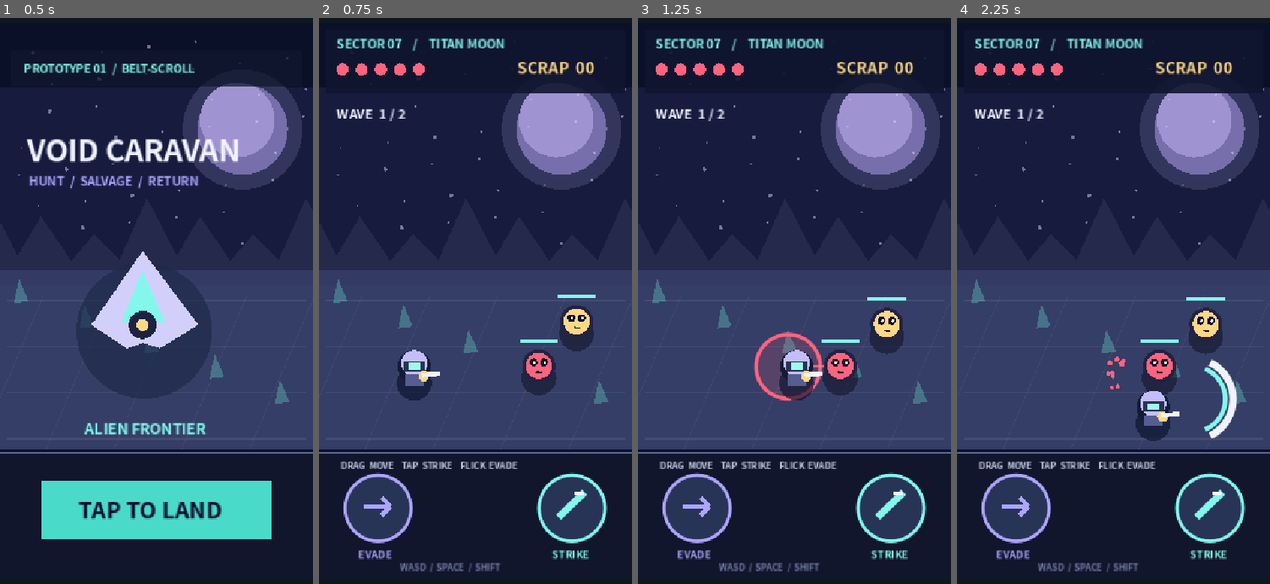
Above: before the commit, frames 1-4 (left to right).
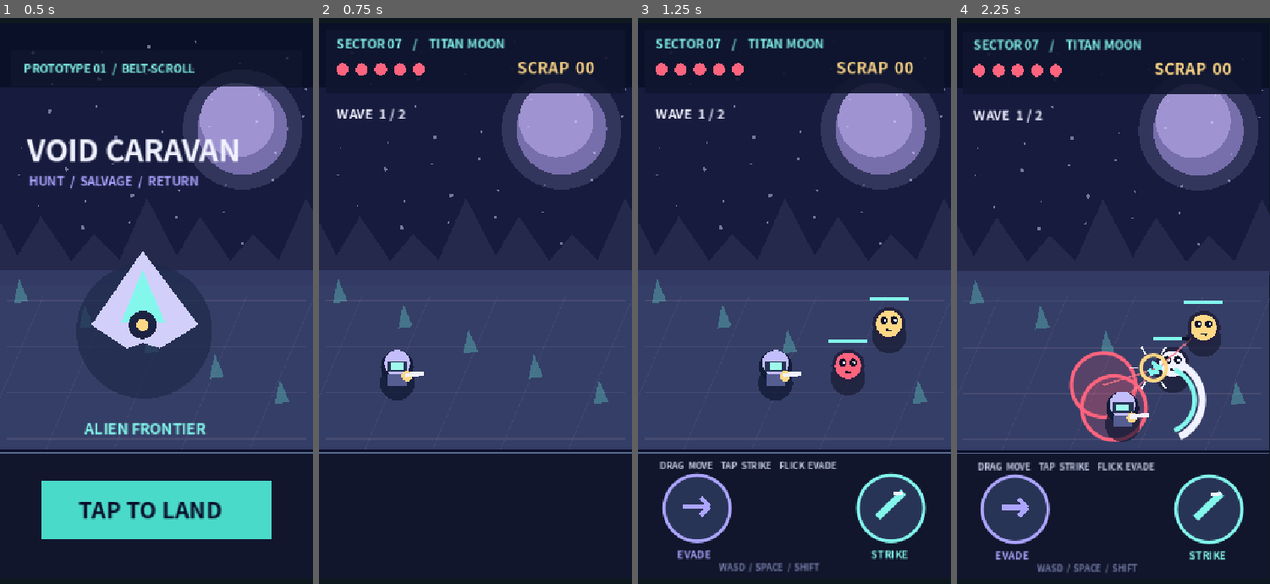
Above: after the commit, the same moments.

Repository: syjkim0125/harvest-deck
Game: Godot game, scene res://sf_combat.tscn
Same seed, same stepped clock (60 frames per second), same inputs: the game is played once before the commit and once after it.
Inputs (mouse positions are in pixels of both pictures, inside the frame that each line leads up to):
- Up to frame 1 (0.5 s): no input
- Up to frame 2 (0.75 s): tap Enter at 0.5, 0.6 s; move the mouse to (544, 267) at 0.52 s; hold D from 0.53 s (still down); click (544, 267) at 0.67 s
- Up to frame 3 (1.25 s): keep holding D; tap Space at 0.77, 1.07 s; tap E at 0.8 s
- Up to frame 4 (2.25 s): release D at 1.25 s; drag from (1050, 334) to (1097, 436) at 1.27 s; move the mouse to (1144, 153) at 2.02 s; hold D from 2.03 s (still down); tap Space at 2.1 s; click (1144, 153) at 2.17 s

Frame 1 is identical in both runs. In frame 2, 8.2% of the frame differs, in the area x 6-93%, y 48-98%; in frame 3, 2.9%; in frame 4, 11%, in the area x 0-100%, y 3-99%.

Commit message:
feat(sf): route touch and keyboard input through captain, starship and galaxy screens

Diff:
--- a/scripts/sf_belt_scroll.gd
+++ b/scripts/sf_belt_scroll.gd
@@ -317,16 +317,64 @@
 		drag_touch(screen_to_game(event.position))
 	elif event is InputEventKey and event.pressed and not event.echo:
 		if mode != Mode.COMBAT and (event.keycode == KEY_ENTER or event.keycode == KEY_SPACE):
-			start_run()
+			match mode:
+				Mode.INTRO:
+					start_campaign()
+				Mode.CAPTAIN:
+					choose_captain(0)
+				Mode.STARSHIP:
+					choose_starship(0)
+				Mode.GALAXY:
+					for destination in galaxy.systems[galaxy.current_system]["routes"]:
+						if jump_to_system(int(destination)):
+							break
+				Mode.CLEAR:
+					if campaign_started:
+						finish_expedition(true)
+					else:
+						start_run()
+				Mode.DEFEAT:
+					if campaign_started:
+						finish_expedition(false)
+					else:
+						start_run()
 		elif event.keycode == KEY_SPACE or event.keycode == KEY_J:
 			strike()
 		elif event.keycode == KEY_SHIFT or event.keycode == KEY_K:
 			dodge(Vector2(float(facing), 0.0))
 
 func begin_touch(id: int, point: Vector2) -> void:
-	if mode != Mode.COMBAT:
-		start_run()
-		return
+	match mode:
+		Mode.INTRO:
+			start_campaign()
+			return
+		Mode.CAPTAIN:
+			choose_captain(0 if point.x < SIZE.x / 2.0 else 1)
+			return
+		Mode.STARSHIP:
+			choose_starship(0 if point.x < SIZE.x / 2.0 else 1)
+			return
+		Mode.GALAXY:
+			if point.y >= 556.0 and point.y < 615.0:
+				galaxy.refuel_at_freeport()
+				queue_redraw()
+				return
+			var target_index: int = galaxy.nearest_reachable(point, 38.0)
+			if target_index >= 0:
+				jump_to_system(target_index)
+			return
+		Mode.CLEAR:
+			if campaign_started:
+				finish_expedition(true)
+			else:
+				start_run()
+			return
+		Mode.DEFEAT:
+			if campaign_started:
+				finish_expedition(false)
+			else:
+				start_run()
+			return
 	if point.distance_to(STRIKE_POS) < 45.0:
 		strike()
 		return
